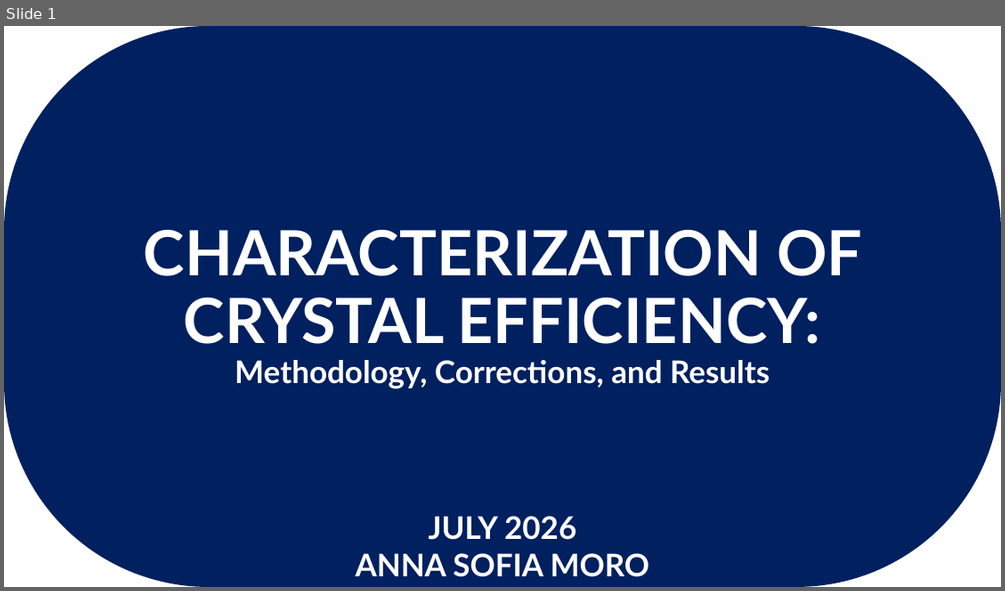
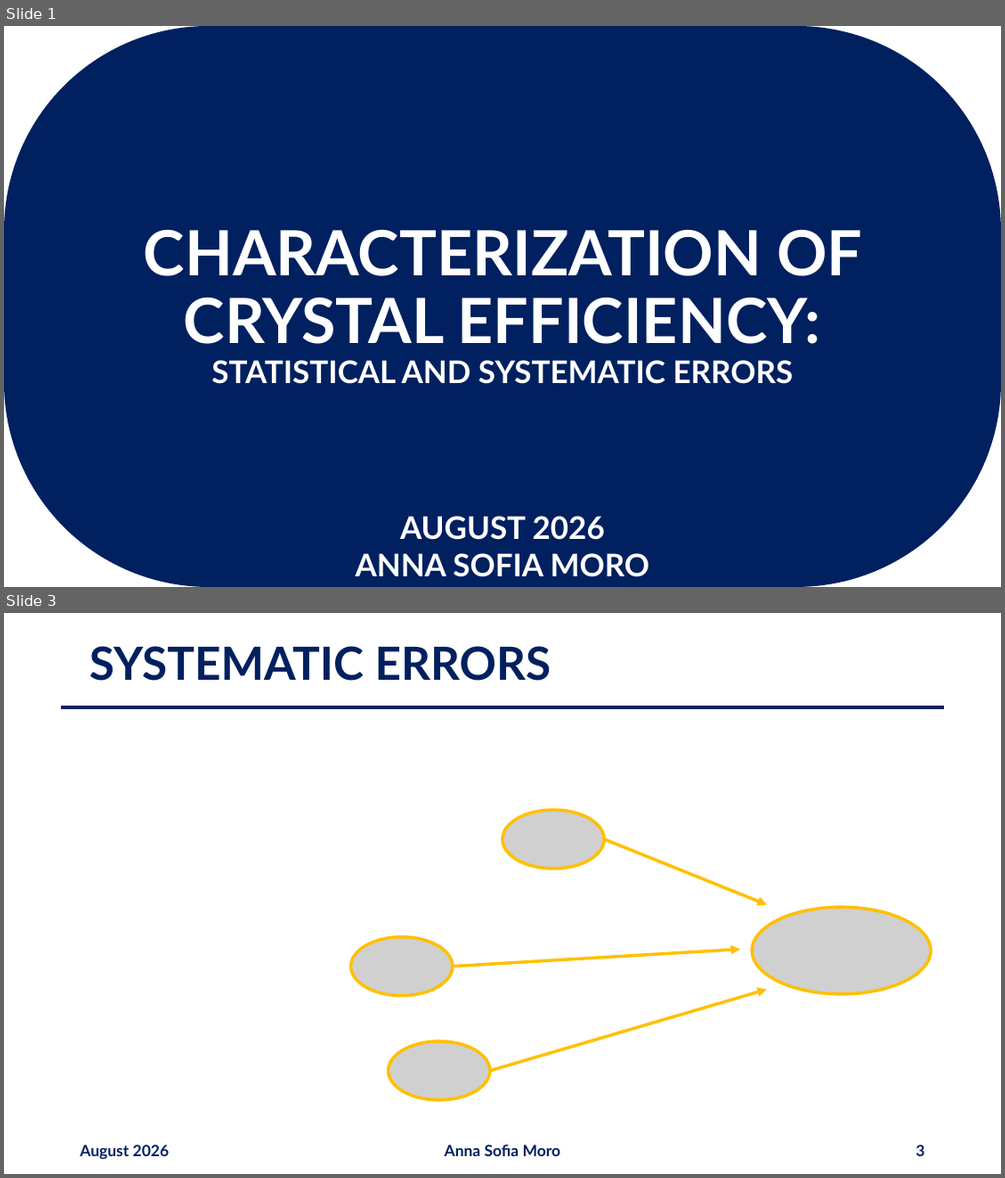
Before and after one commit to annaasofia/tesi, a slide deck: slides/week6.pptx. Shown one above the other, each under a label of ours: slide 1 before the commit, slides 1 and 3 after it; the slides between them are not shown. The pictures are 1005x591 and 1005x1178 pixels, drawn with LibreOffice and Linux fonts; fonts in the diff are those of the drawing; grey boxes stand for pictures. Boxes give left, top, right and bottom in pixels: in the first picture for what was removed or moved away, otherwise in the second. Text is boxed around its words. In the diff, an @@ line names an element or a change of style, - is before the commit and + after.

```diff
--- a/slides/week6.pptx
+++ b/slides/week6.pptx
@@ slide 3 added at [4, 613, 1001, 1174], background #FFFFFF @@
@@ title added at [89, 646, 551, 681], 44 pt, text #002060, bold @@
+SYSTEMATIC ERRORS
@@ line added from (61, 707) to (944, 707), #002060 3 pt @@
@@ picture added at [502, 810, 605, 868] @@
@@ arrow added from (605, 839) to (767, 905), #FFC000 3 pt @@
@@ picture added at [752, 907, 930, 994] @@
@@ picture added at [351, 937, 453, 995] @@
@@ arrow added from (453, 966) to (741, 949), #FFC000 3 pt @@
@@ arrow added from (490, 1070) to (767, 989), #FFC000 3 pt @@
@@ picture added at [388, 1041, 490, 1100] @@
@@ text added at [80, 1144, 170, 1159], 15 pt, text #002060, bold @@
+August 2026
@@ text added at [445, 1144, 561, 1156], 15 pt, text #002060, bold @@
+Anna Sofia Moro
@@ page number added at [915, 1144, 924, 1156], 15 pt, text #002060, bold @@
+3
@@ slide 1 changed as well @@
@@ text in rounded rectangle at [211, 360, 793, 384]: text changed @@
-Methodology, Corrections, and Results
+STATISTICAL AND SYSTEMATIC ERRORS
@@ text at [400, 516, 605, 540]: text changed @@
-JULY 2026
+AUGUST 2026
```
Also in this commit, not shown: 7 other slides changed, 21 slides removed, 2 other files.
